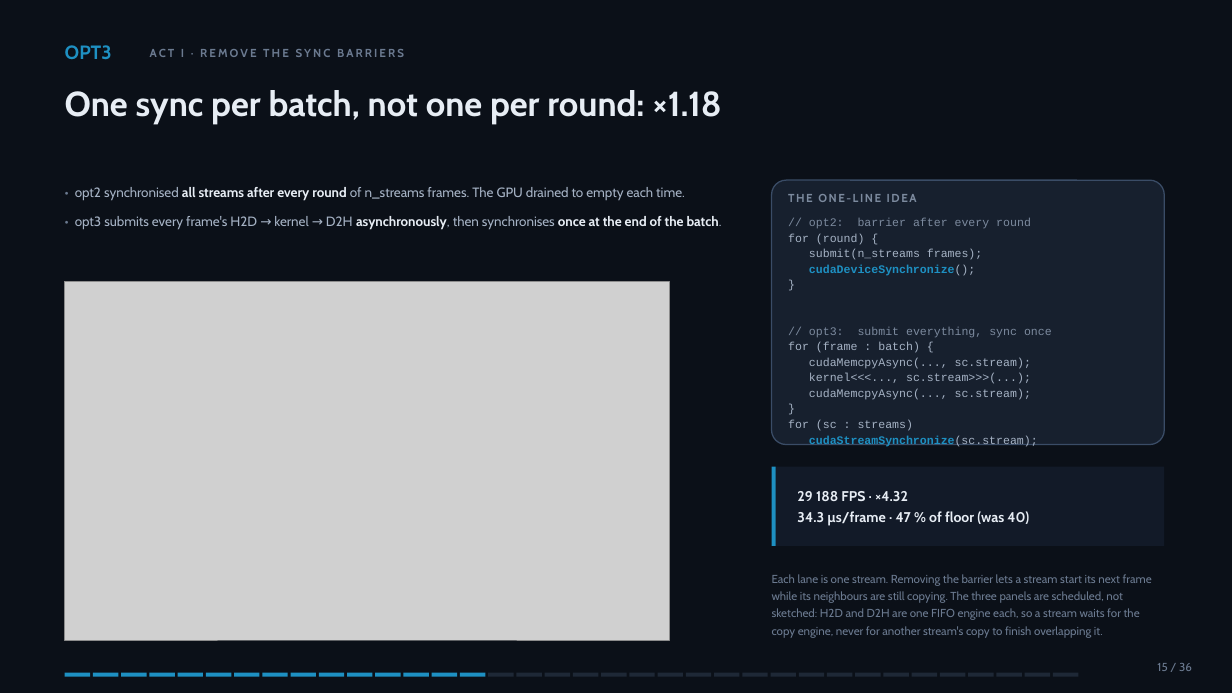
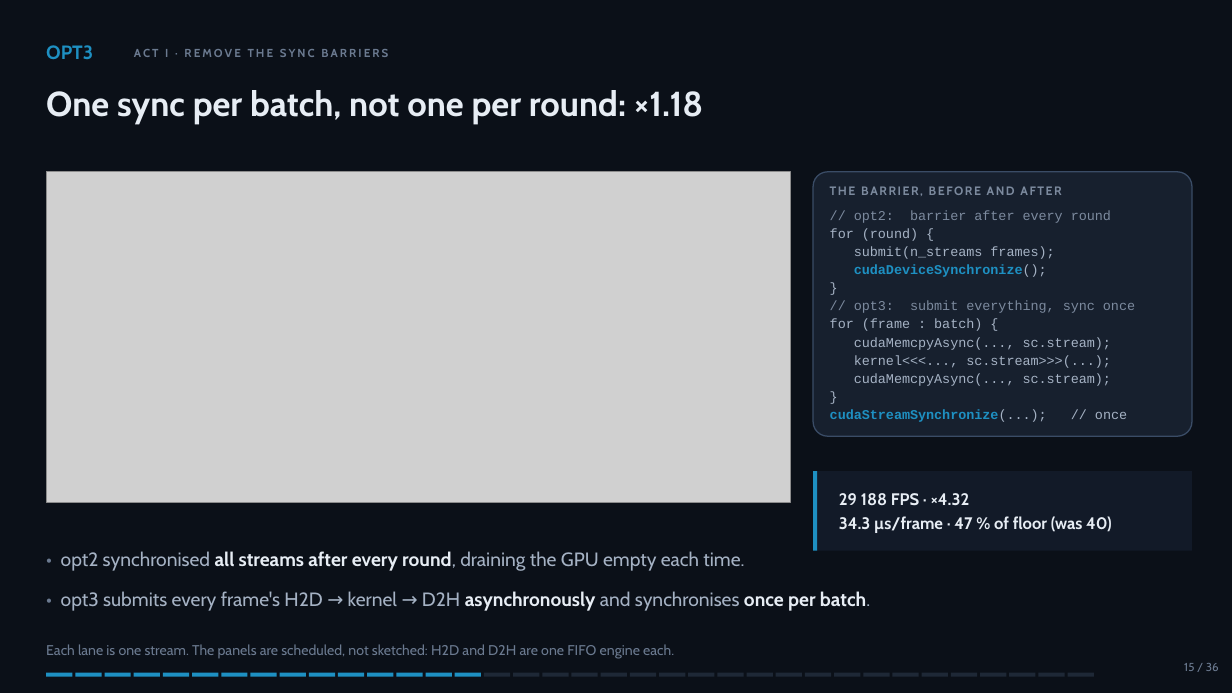
Before and after one commit to slsdetectorgroup/aare, a slide deck: slide 17 of docs/cf_cuda_performance.pptx. Drawn at 1232x693 pixels with LibreOffice and Linux fonts; fonts in the diff are those of the drawing; grey boxes stand for pictures. Boxes give left, top, right and bottom in pixels: in the first picture for what was removed or moved away, otherwise in the second. Text is boxed around its words. In the diff, an @@ line names an element or a change of style, - is before the commit and + after.

```diff
--- a/docs/cf_cuda_performance.pptx
+++ b/docs/cf_cuda_performance.pptx
@@ text "OPT3": place and size @@
-text "OPT3" at (65, 45, 112, 59)
+text "OPT3" at (46, 45, 93, 59)
@@ text "ACT I · REMOVE THE ...": place and size @@
-text "ACT I · REMOVE THE ..." at (150, 49, 404, 57)
+text "ACT I · REMOVE THE ..." at (134, 49, 388, 57)
@@ text "One sync per batch, not ...": place and size @@
-text "One sync per batch, not ..." at (65, 90, 721, 124)
+text "One sync per batch, not ..." at (46, 90, 703, 124)
@@ picture added at (46, 172, 790, 502) @@
@@ rounded rectangle: place and size @@
-rounded rectangle at (772, 180, 1165, 445)
+rounded rectangle at (813, 172, 1192, 436)
@@ text removed at (788, 194, 917, 202) @@
-THE ONE-LINE IDEA
@@ text "// opt2: barrier after every ...": place and size @@
-text "// opt2: barrier after every ..." at (788, 218, 1052, 446)
+text "// opt2: barrier after every ..." at (830, 210, 1135, 422)
@@ text added at (830, 186, 1061, 196), 9.5 pt, text #7C8A9E, bold @@
+THE BARRIER, BEFORE AND AFTER
@@ text at (830, 210, 1135, 386): size 9 to 10.5 pt in "// opt2: barrier after every round", "for (round) {", "submit(n_streams frames);", "cudaDeviceSynchronize();" and 7 more places @@
@@ picture removed at (65, 282, 670, 640) @@
@@ text at (830, 409, 1127, 422): text changed; size 9 to 10.5 pt; text colour #A5B2C4 to #1E90C2; bold on @@
-for (sc : streams)
-cudaStreamSynchronize(sc.stream);
+cudaStreamSynchronize(...); // once
@@ rectangle: place and size @@
-rectangle at (772, 467, 775, 546)
+rectangle at (813, 471, 817, 551)
@@ rectangle: place and size @@
-rectangle at (775, 467, 1165, 546)
+rectangle at (818, 471, 1192, 551)
@@ text "29 188 FPS · ×4.32 ...": place and size @@
-text "29 188 FPS · ×4.32 ..." at (797, 491, 1029, 526)
+text "29 188 FPS · ×4.32 ..." at (839, 493, 1112, 533)
@@ text "29 188 FPS · ×4.32 ..." at (839, 493, 1112, 533): size 11 to 13 pt @@
@@ text at (61, 551, 870, 611): text changed; size 10.5 to 15 pt @@
-• opt2 synchronised all streams after every round of n_streams frames. The GPU drained to empty each time.
-• opt3 submits every frame's H2D → kernel → D2H asynchronously, then synchronises once at the end of the batch.
+• opt2 synchronised all streams after every round, draining the GPU empty each time.
+• opt3 submits every frame's H2D → kernel → D2H asynchronously and synchronises once per batch.
@@ text at (46, 644, 674, 659): text changed; size 9 to 11 pt @@
-Each lane is one stream. Removing the barrier lets a stream start its next frame while its neighbours are still copying. The three panels are scheduled, not sketched: H2D and D2H are one FIFO engine each, so a stream waits for the copy engine, never for another stream's copy to finish overlapping it.
+Each lane is one stream. The panels are scheduled, not sketched: H2D and D2H are one FIFO engine each.
@@ rectangle: place and size @@
-rectangle at (65, 673, 91, 677)
+rectangle at (46, 673, 72, 677)
@@ 6 rectangles: place and size @@
-6 rectangles at (93, 673, 260, 677)
+6 rectangles at (76, 673, 247, 677)
@@ 6 rectangles: place and size @@
-6 rectangles at (262, 673, 430, 677)
+6 rectangles at (250, 673, 422, 677)
@@ 4 rectangles: place and size @@
-4 rectangles at (432, 673, 543, 677)
+4 rectangles at (426, 673, 539, 677)
@@ 4 rectangles: place and size @@
-4 rectangles at (742, 673, 882, 677)
+4 rectangles at (747, 673, 889, 677)
@@ 5 rectangles: place and size @@
-5 rectangles at (827, 673, 994, 677)
+5 rectangles at (835, 673, 1006, 677)
@@ 3 rectangles: place and size @@
-3 rectangles at (996, 673, 1079, 677)
+3 rectangles at (1009, 673, 1093, 677)
@@ text "15 / 36": place and size @@
-text "15 / 36" at (1157, 663, 1192, 671)
+text "15 / 36" at (1184, 663, 1219, 671)
```
Also in this commit, not shown: 54 other slides changed, 34 other files.
